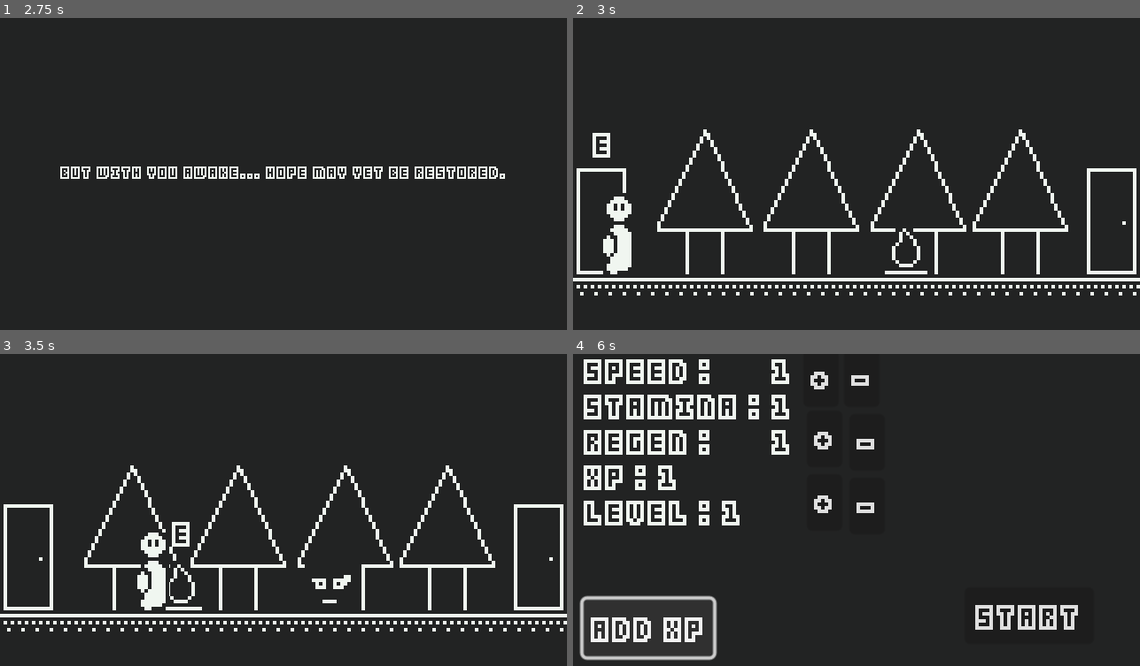
Above: before the commit, frames 1-4 (two rows, left to right).
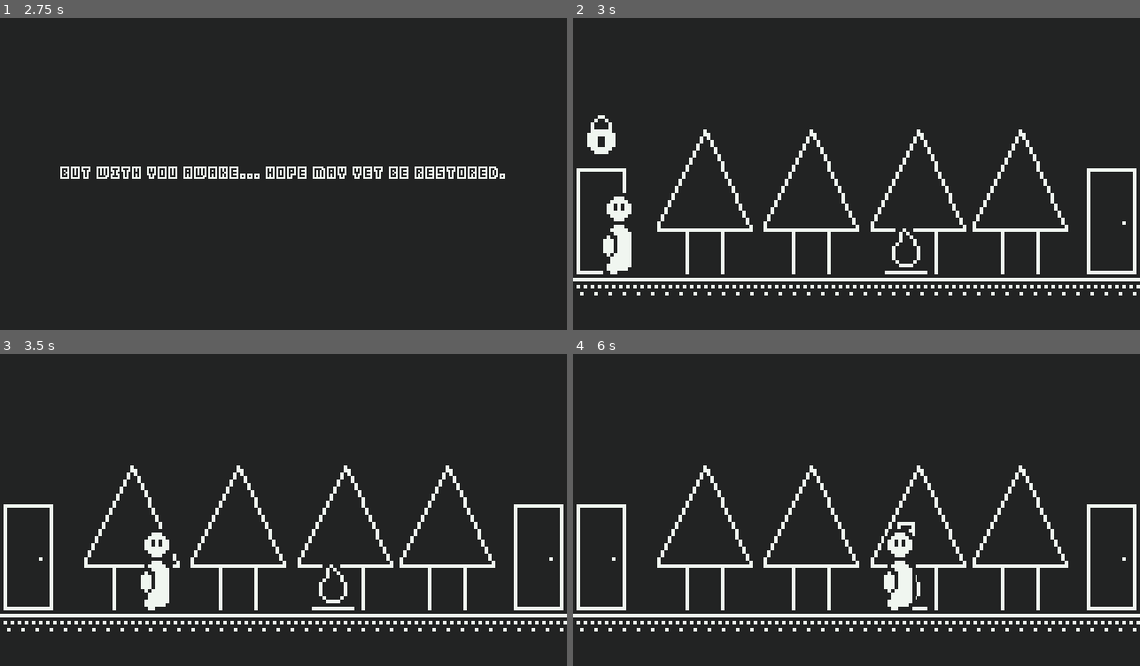
Above: after the commit, the same moments.

Repository: SolarLabyrinth/Lunariel
Game: Godot game, scene res://Scenes/MainMenu.tscn
Same seed, same stepped clock (60 frames per second), same inputs: the game is played once before the commit and once after it.
Inputs (mouse positions are in pixels of both pictures, inside the frame that each line leads up to):
- Up to frame 1 (2.75 s): click (272, 164) at 0.5 s; tap Enter (ui_accept) at 1.25, 1.52, 2, 2.27 s; move the mouse to (408, 155) at 1.27 s; hold Right (ui_right) 1.28-2.03 s; tap E (sl_interact) at 1.35, 2.1 s; move the mouse to (170, 186) at 2.02 s; hold Left (ui_left) from 2.03 s (still down)
- Up to frame 2 (3 s): tap Enter (ui_accept) at 2.75 s; move the mouse to (913, 102) at 2.77 s; release Left (ui_left) at 2.78 s; hold Right (ui_right) from 2.78 s (still down); click (913, 102) at 2.85 s
- Up to frame 3 (3.5 s): keep holding Right (ui_right); tap E (sl_interact) at 3.05 s
- Up to frame 4 (6 s): move the mouse to (828, 572) at 3.52 s; tap E (sl_interact) at 3.6 s; tap Enter (ui_accept) at 3.77 s; release Right (ui_right) at 4.25 s; click (1026, 616) at 4.25 s, where only the run before the commit has a clickable "Start"; click (1026, 616) at 5 s, where only the run before the commit has a clickable "Start"; click (646, 628) at 5.75 s, where only the run before the commit has a clickable "Add XP"

Frame 1 is identical in both runs. In frame 2, 0.3% of the frame differs, in the area x 2-8%, y 31-45%; in frame 3, 1.3%; in frame 4, 15%, in the area x 0-100%, y 1-99%.

Commit message:
lock yo doors

Diff:
--- a/Resources/world_stats.gd
+++ b/Resources/world_stats.gd
@@ -5,3 +5,5 @@
 @export var player_face := 'right'
 @export var at_grace := false
 @export var at_door := false
+
+@export var keys := { 1: false, 2: false }
--- a/Things/Door.tscn
+++ b/Things/Door.tscn
@@ -12,6 +12,10 @@
 atlas = ExtResource("1_je343")
 region = Rect2(0, 0, 16, 32)
 
+[sub_resource type="AtlasTexture" id="AtlasTexture_jvo5v"]
+atlas = ExtResource("1_je343")
+region = Rect2(51, 18, 10, 13)
+
 [node name="Door" type="Node2D"]
 script = ExtResource("1_i5vur")
 
@@ -23,6 +27,13 @@
 [node name="Sprite2D" type="Sprite2D" parent="."]
 scale = Vector2(4, 4)
 texture = SubResource("AtlasTexture_4rbhi")
+
+[node name="Lock" type="Sprite2D" parent="."]
+unique_name_in_owner = true
+visible = false
+position = Vector2(0, -98)
+scale = Vector2(4, 4)
+texture = SubResource("AtlasTexture_jvo5v")
 
 [node name="InteractionLabel" type="RichTextLabel" parent="."]
 unique_name_in_owner = true
--- a/Things/door.gd
+++ b/Things/door.gd
@@ -6,26 +6,39 @@
 @export var lock := 0
 
 @onready var interaction_label: RichTextLabel = %InteractionLabel
+@onready var lock_sprite: Sprite2D = %Lock
 
 var world_stats: WorldStats = ResourceLoader.load("res://Resources/world_stats.tres")
 
-var is_active := false:
+var is_activatable := false:
 	set(value):
-		is_active = value
-		if is_active:
+		is_activatable = value
+		if is_activatable:
 			interaction_label.show()
 		else:
 			interaction_label.hide()
-		return is_active
+		return is_activatable
+var is_lock_active := false:
+	set(value):
+		is_lock_active = value
+		if is_lock_active:
+			lock_sprite.show()
+		else:
+			lock_sprite.hide()
+		return is_lock_active
 
 func _on_area_2d_area_entered(_area: Area2D) -> void:
-	is_active = true
+	if lock == 0:
+		is_activatable = true
+	elif !world_stats.keys[lock]:
+		is_lock_active = true
 
 func _on_area_2d_area_exited(_area: Area2D) -> void:
-	is_active = false
+	is_activatable = false
+	is_lock_active = false
 
 func _input(_event: InputEvent) -> void:
-	if is_active and Input.is_action_just_pressed('sl_interact'):
+	if is_activatable and Input.is_action_just_pressed('sl_interact'):
 		SceneManager.show_level(target_level_id)
 		pass
 	pass
--- a/Things/enemy.gd
+++ b/Things/enemy.gd
@@ -3,7 +3,7 @@
 @export var enemy_id := 0
 
 func _on_area_2d_area_entered(_area: Area2D) -> void:
-	SceneManager.start_typing_test()
+	# SceneManager.start_typing_test()
 	pass # Replace with function body.
 
 func _on_area_2d_area_exited(_area: Area2D) -> void:
Binary file changed: Assets/main-spritesheet-export.png
Binary file changed: Assets/main-spritesheet.png
Not shown: 1 places in Things/Door.tscn that only renumber resources
